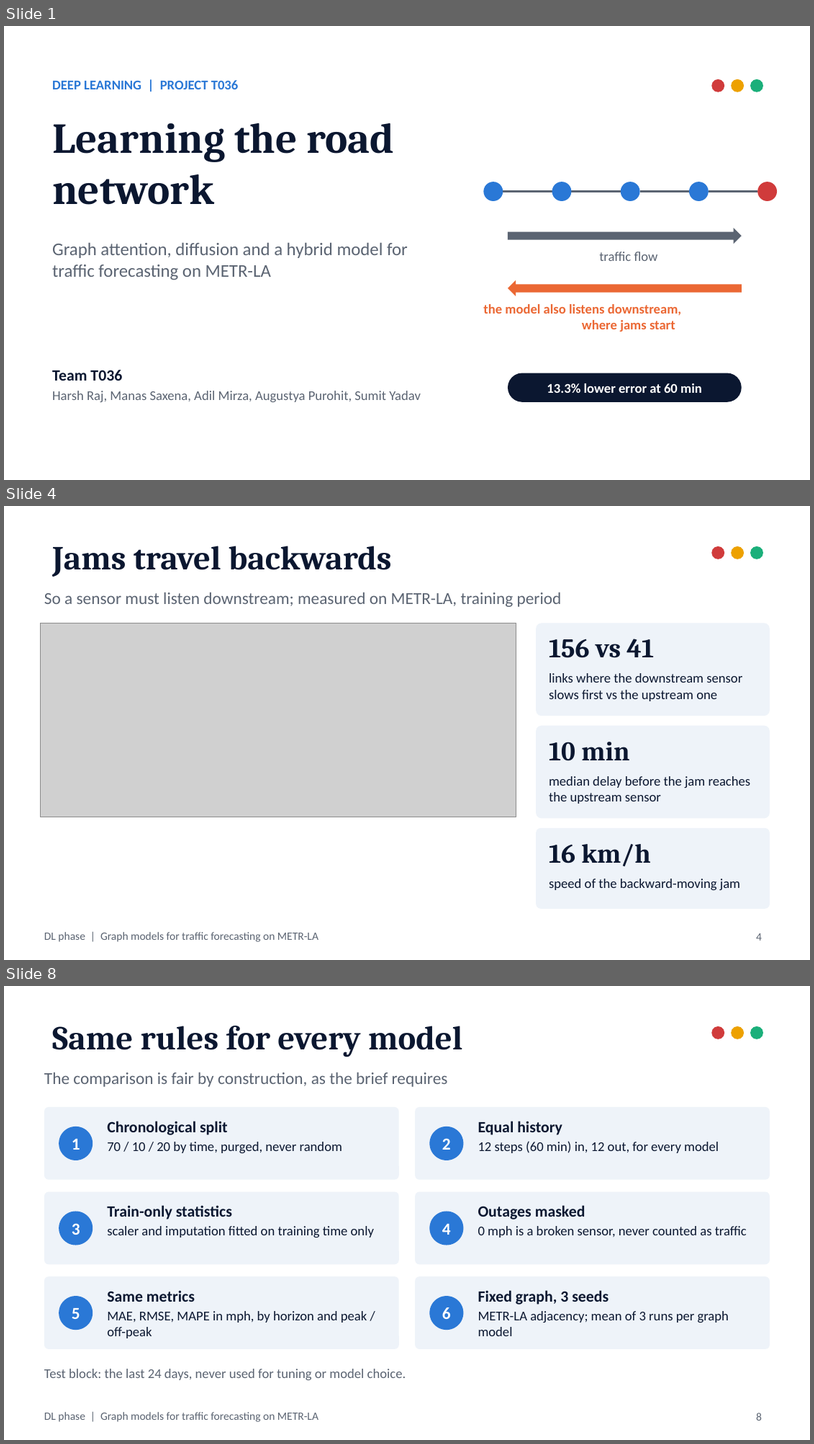
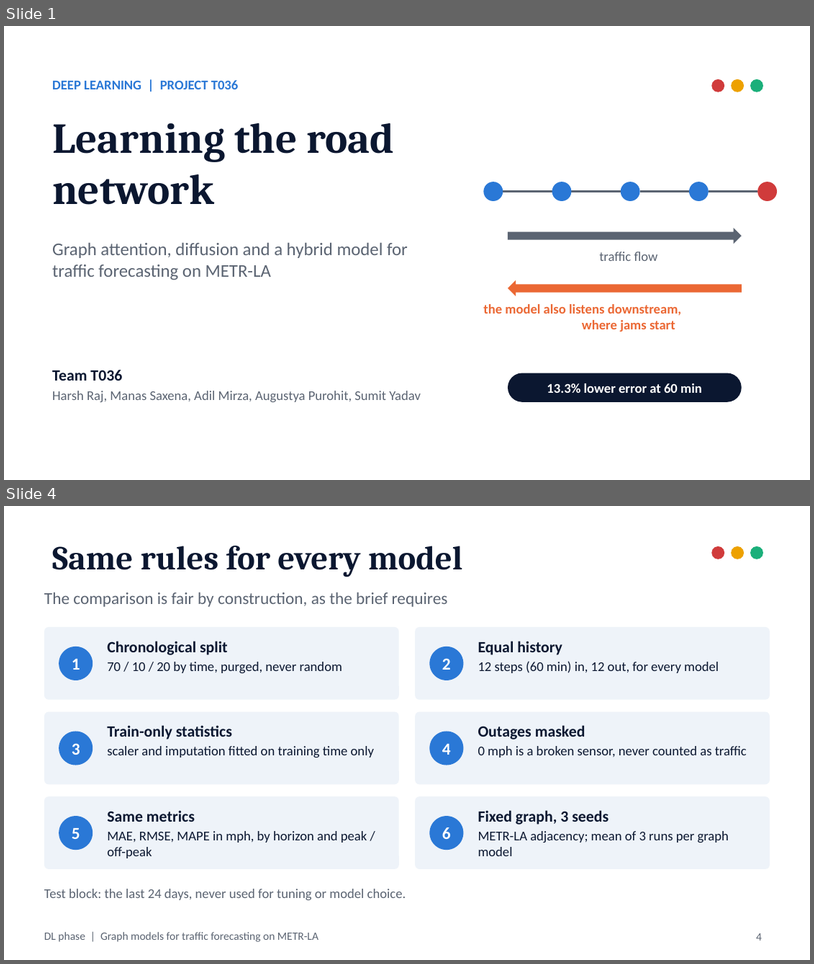
Before and after one commit to ManasSaxena14/MetroFlow_MachineAndDeepLearning, a slide deck: docs/presentation/DL_Graph_Models.pptx. Shown one above the other, each under a label of ours: slides 1, 4 and 8 before the commit, slides 1 and 4 after it; the slides between them are not shown. The pictures are 814x1444 and 814x964 pixels, drawn with LibreOffice and Linux fonts; fonts in the diff are those of the drawing; grey boxes stand for pictures. Boxes give left, top, right and bottom in pixels: in the first picture for what was removed or moved away, otherwise in the second. Text is boxed around its words. In the diff, an @@ line names an element or a change of style, - is before the commit and + after.

Commit message:
Slides: condense the DL deck to 18 slides with full coverage
Merge the gap and propagation slides, present STGAT, DCRNN and the hybrid
on one slide, fold peak vs off-peak into the results table and the DCRNN
reproduction into the significance slide, and add the sensor-level error
result to the congestion-map slide. Update the README accordingly.

```diff
--- a/docs/presentation/DL_Graph_Models.pptx
+++ b/docs/presentation/DL_Graph_Models.pptx
@@ slide 4 removed at box(4, 506, 810, 960), background #FFFFFF; not listed: 1 template element that a slide beside it also shows @@
@@ title removed at box(52, 546, 392, 577) @@
-Jams travel backwards
@@ ellipse removed at box(712, 546, 725, 559) @@
@@ ellipse removed at box(731, 546, 744, 559) @@
@@ ellipse removed at box(751, 546, 764, 559) @@
@@ text removed at box(44, 592, 562, 607) @@
-So a sensor must listen downstream; measured on METR-LA, training period
@@ picture removed at box(40, 623, 516, 816) @@
@@ rounded rectangle removed at box(536, 623, 770, 716) @@
@@ text removed at box(549, 638, 654, 658) @@
-156 vs 41
@@ text removed at box(549, 673, 743, 701) @@
-links where the downstream sensor slows first vs the upstream one
@@ rounded rectangle removed at box(536, 726, 770, 818) @@
@@ text removed at box(549, 741, 630, 761) @@
-10 min
@@ text removed at box(549, 776, 751, 803) @@
-median delay before the jam reaches the upstream sensor
@@ rounded rectangle removed at box(536, 828, 770, 908) @@
@@ text removed at box(549, 844, 651, 866) @@
-16 km/h
@@ text removed at box(549, 878, 741, 890) @@
-speed of the backward-moving jam
@@ page number removed at box(756, 933, 762, 940) @@
-4
@@ what was slide 8 is now slide 4 @@
@@ page number at box(756, 933, 762, 940): text changed @@
-8
+4
```
Also in this commit, not shown: 5 slides changed, 6 other slides removed, 2 other files.
